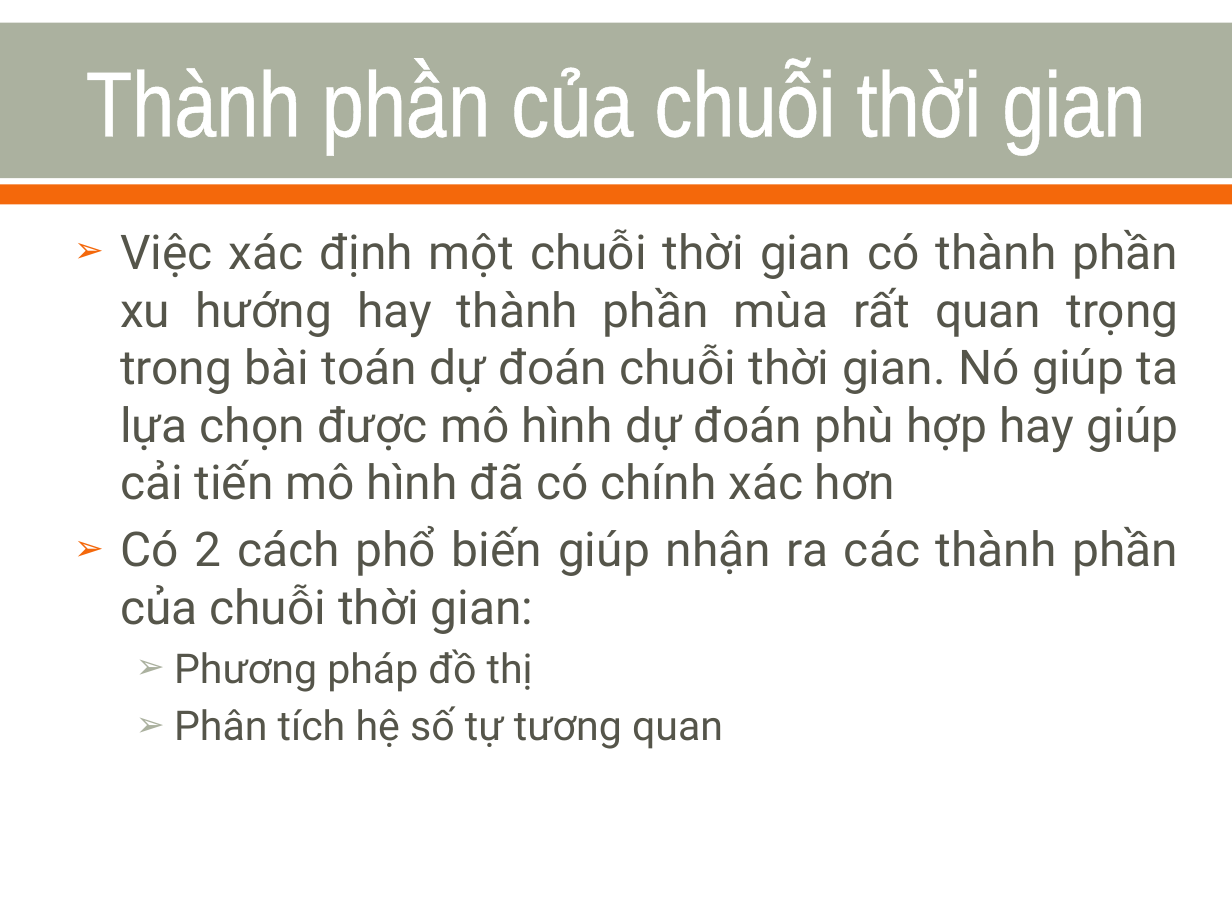
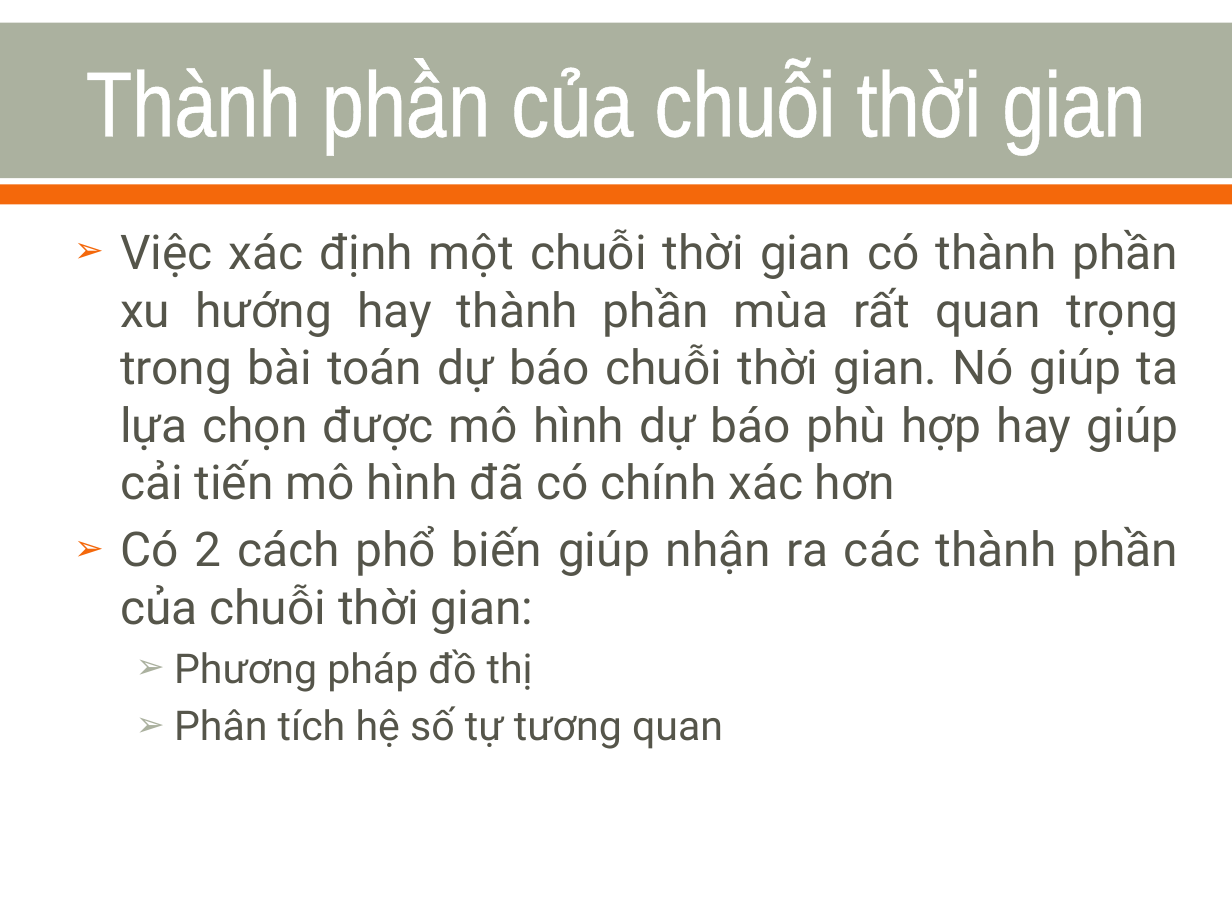
Before and after one commit to nvtthai/forecast-time-series, a slide deck: slide 7 of Report/Presentation.ppt (slide 6 before the commit). Drawn at 1232x924 pixels with LibreOffice and Linux fonts; fonts in the diff are those of the drawing. Boxes give left, top, right and bottom in pixels: in the first picture for what was removed or moved away, otherwise in the second. Text is boxed around its words. In the diff, an @@ line names an element or a change of style, - is before the commit and + after.

```diff
--- a/Report/Presentation.ppt
+++ b/Report/Presentation.ppt
@@ text at box(120, 229, 1179, 500): text changed @@
-➢ Việc xác định một chuỗi thời gian có thành phần xu hướng hay thành phần mùa rất quan trọng trong bài toán dự đoán chuỗi thời gian. Nó giúp ta lựa chọn được mô hình dự đoán phù hợp hay giúp cải tiến mô hình đã có chính xác hơn
+➢ Việc xác định một chuỗi thời gian có thành phần xu hướng hay thành phần mùa rất quan trọng trong bài toán dự báo chuỗi thời gian. Nó giúp ta lựa chọn được mô hình dự báo phù hợp hay giúp cải tiến mô hình đã có chính xác hơn
```
Also in this commit, not shown: 6 other slides changed, 7 slides added, 1 slide removed.
